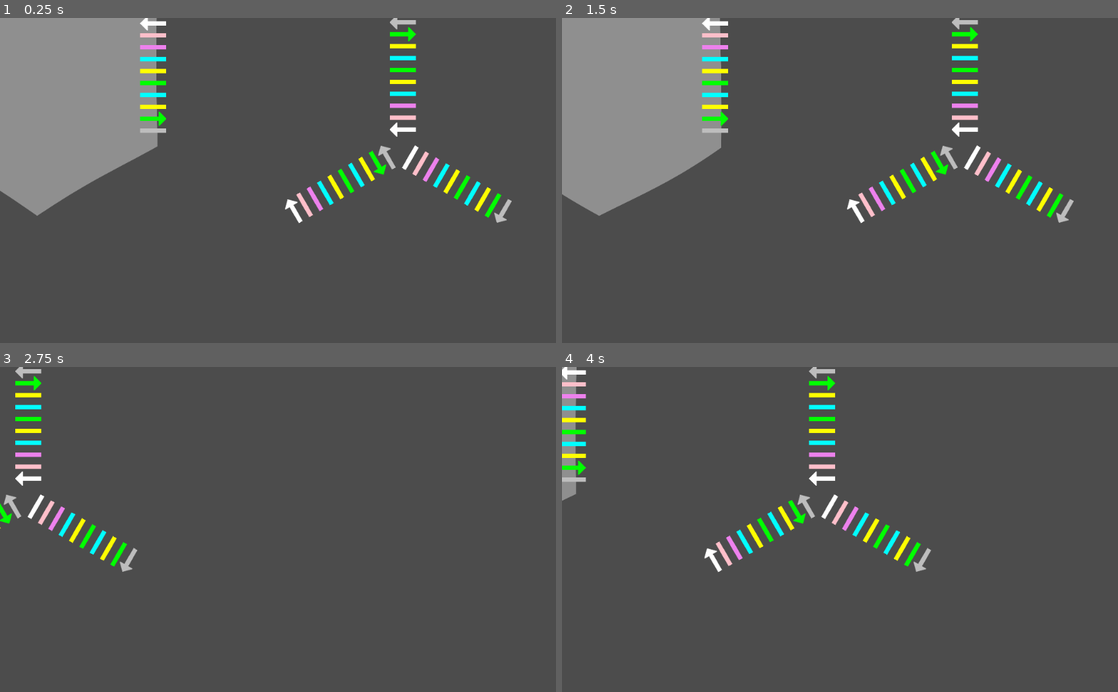
Above: before the commit, frames 1-4 (two rows, left to right).
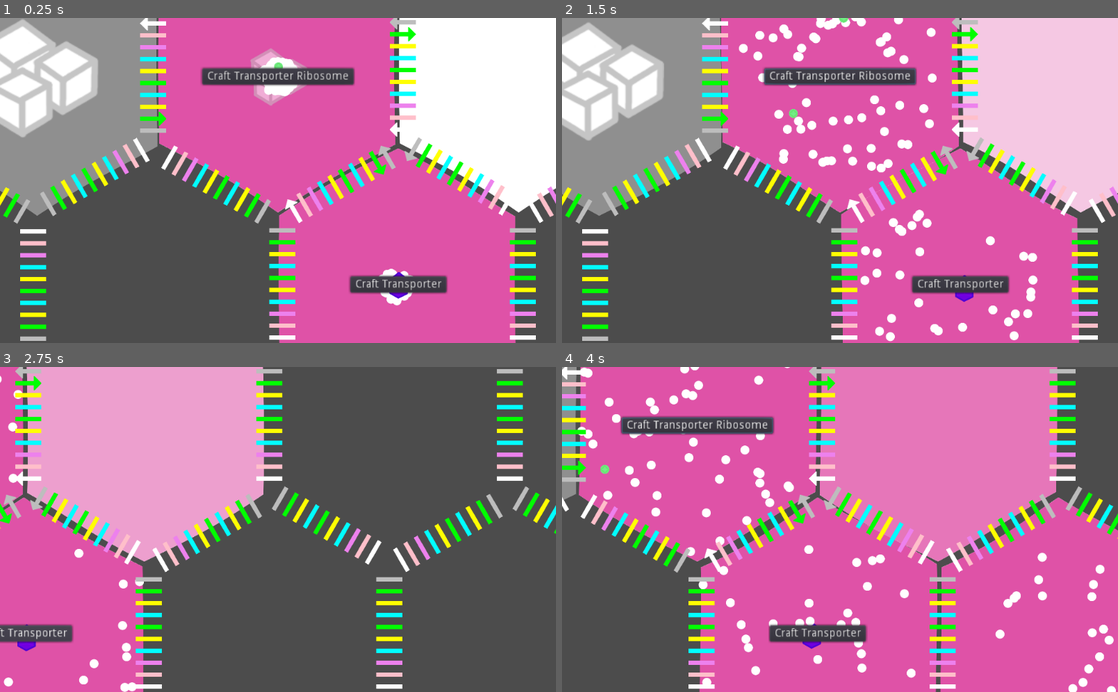
Above: after the commit, the same moments.

Repository: tobyp/hackathon2020
Game: Godot game, scene res://main.tscn
Same seed, same stepped clock (60 frames per second), same inputs: the game is played once before the commit and once after it.
Inputs (mouse positions are in pixels of both pictures, inside the frame that each line leads up to):
- Up to frame 1 (0.25 s): no input
- Up to frame 2 (1.5 s): tap Enter at 0.5 s; drag from (840, 76) to (895, 109) at 0.52 s; drag from (1079, 76) to (812, 245) at 1.27 s
- Up to frame 3 (2.75 s): move the mouse to (400, 633) at 2.02 s; hold D from 2.03 s (still down); click (400, 633) at 2.17 s
- Up to frame 4 (4 s): release D at 2.75 s; drag from (812, 594) to (673, 480) at 2.77 s; move the mouse to (1006, 578) at 3.52 s; hold A from 3.53 s (still down)

The runs differ from the first frame. In frame 1, 61% of the frame differs, in the area x 0-100%, y 0-100%; in frame 2, 61%; in frame 3, 40%; in frame 4, 79%.

Commit message:
Fix debug map generation

Diff:
--- a/main.gd
+++ b/main.gd
@@ -5,7 +5,7 @@
 func _ready():
 	OS.set_window_title("Hackathon 2020")
 
-	# $HexGrid.generate_grid(5)
+	$HexGrid.generate_grid(5)
 	# $HexGrid.discover_cell($HexGrid.create_cell(1,0))
 	# $HexGrid.discover_cell($HexGrid.create_cell(2,0))
 	# $HexGrid.discover_cell($HexGrid.create_cell(1,1))
@@ -25,31 +25,35 @@
 
 func debug_populate():
 	var cell1 = $HexGrid.create_cell(0, 0)  # 1-indexed becase that matches get_index() on the cells, in this case
-
+	cell1.type = Globals.CellType.NORMAL
 	# remove poison first, else any particles you add will just die :(
 	cell1.set_poison(Globals.PoisonType.ANTI_BIOMASS, 0.0)
 	cell1.add_particles(Globals.ParticleType.PROTEIN_WHITE, 40)
 	cell1.add_particles(Globals.ParticleType.AMINO_PHE, 1)
 
 	var cell2 = $HexGrid.create_cell(1,0)
+	cell2.type = Globals.CellType.NORMAL
 	cell2.poison_recoveries = {Globals.PoisonType.ANTI_BIOMASS: [0.001, 1.0]}
 
 	var cell3 = $HexGrid.create_cell(0,1)
+	cell3.type = Globals.CellType.NORMAL
 	cell3.set_poison(Globals.PoisonType.ANTI_BIOMASS, 0.0)
 	cell3.add_particles(Globals.ParticleType.PROTEIN_WHITE, 40)
 	cell3.add_particles(Globals.ParticleType.QUEEN, 1)
 
 	var cell4 = $HexGrid.create_cell(0,-1)
+	cell4.type = Globals.CellType.NORMAL
 	cell4.set_poison(Globals.PoisonType.ANTI_BIOMASS, 0.0)
 	cell4.add_particles(Globals.ParticleType.PROTEIN_WHITE, 60)
 	cell4.add_particles(Globals.ParticleType.RIBOSOME_ALCOHOL, 1)
 
 	var cell5 = $HexGrid.create_cell(-1,-1)
+	cell5.type = Globals.CellType.RESOURCE
 	cell5.set_poison(Globals.PoisonType.ALCOHOL, 1.0)
 	cell5.add_particles(Globals.ParticleType.POISON_ALCOHOL, 1)
-	cell5.type = Globals.CellType.RESOURCE
 
 	var cell6 = $HexGrid.create_cell(-1,0)
+	cell6.type = Globals.CellType.NORMAL
 	cell6.set_poison(Globals.PoisonType.ANTI_BIOMASS, 0.0)
 	cell6.add_particles(Globals.ParticleType.ANTI_MITOCHONDRION, 1)
 	cell6.type = Globals.CellType.RESOURCE
